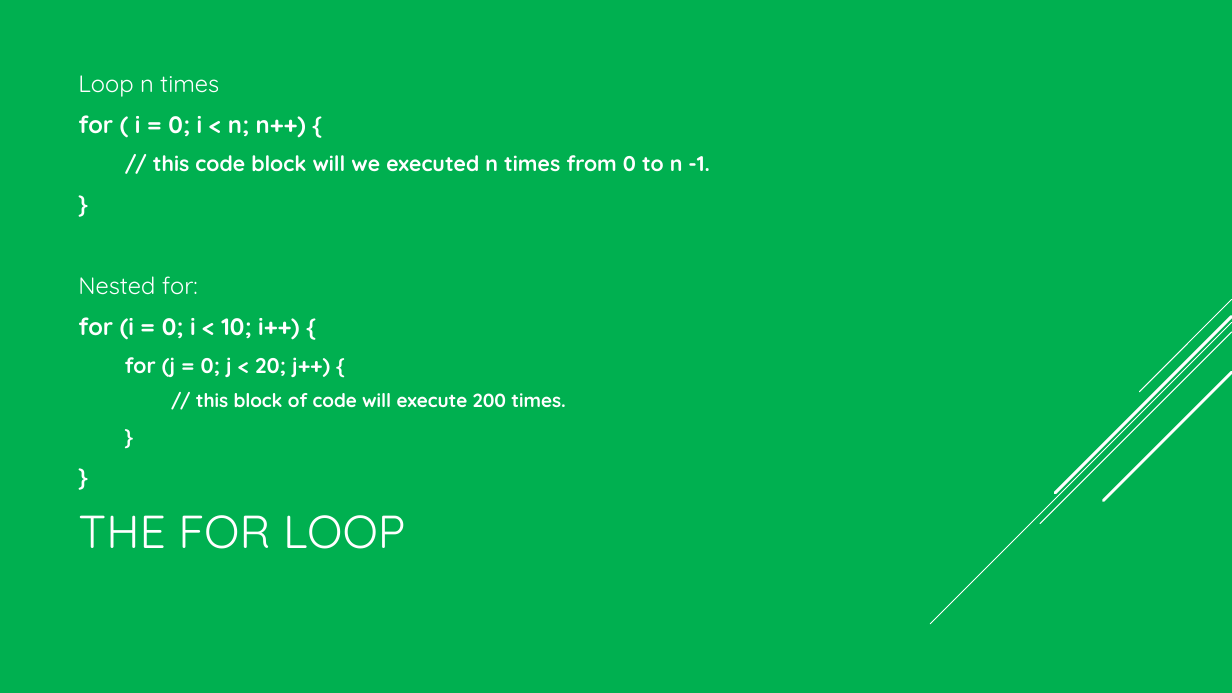
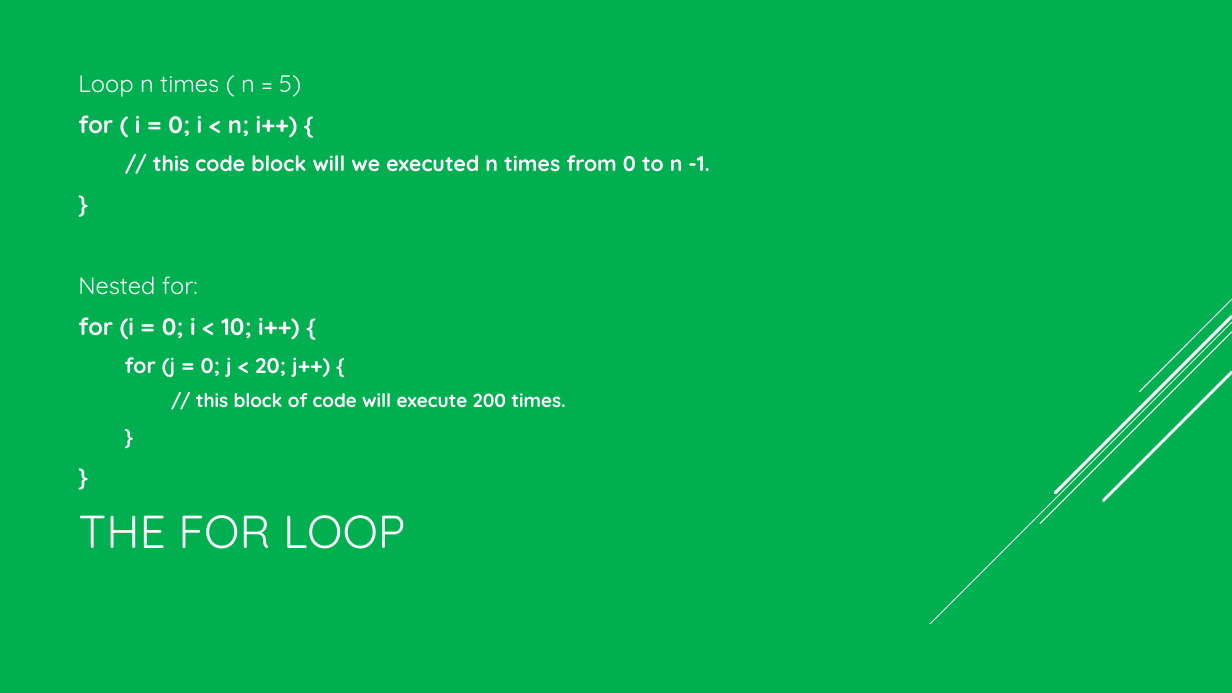
Before and after one commit to VeerababuK/Core-Java, a slide deck: slide 19 of Core java.pptx. Drawn at 1232x693 pixels with LibreOffice and Linux fonts; fonts in the diff are those of the drawing. Boxes give left, top, right and bottom in pixels: in the first picture for what was removed or moved away, otherwise in the second. Text is boxed around its words. In the diff, an @@ line names an element or a change of style, - is before the commit and + after.

```diff
--- a/Core java.pptx
+++ b/Core java.pptx
@@ text at (78,75,301,138): text changed @@
-Loop n times
-for ( i = 0; i < n; n++) {
+Loop n times ( n = 5)
+for ( i = 0; i < n; i++) {
```
Also in this commit, not shown: 7 other slides changed, 17 other files.
